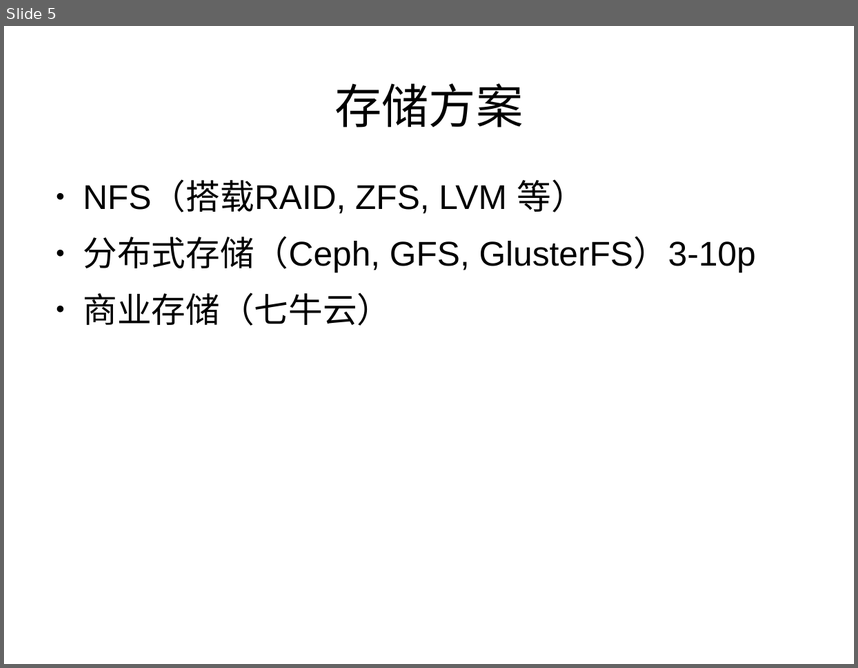
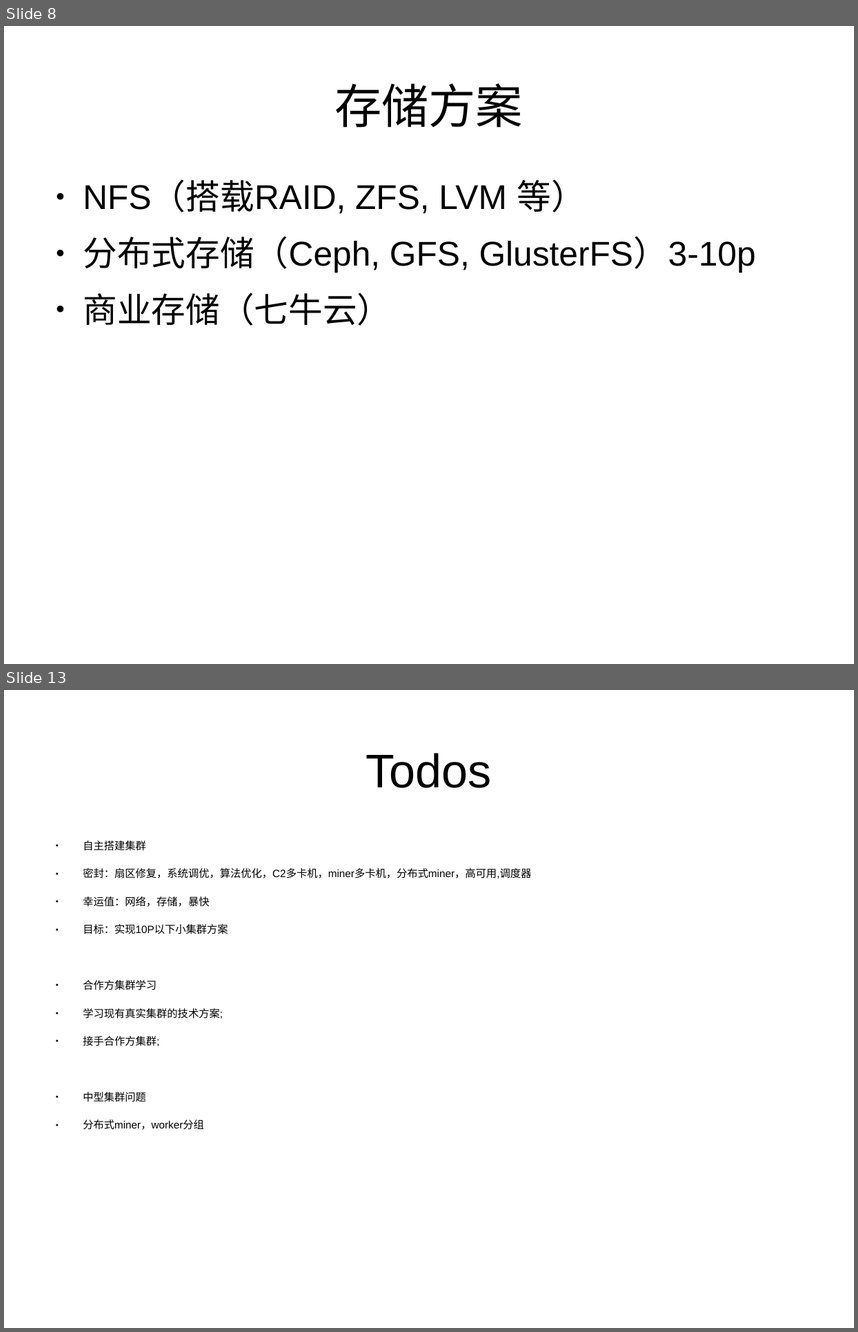
Before and after one commit to xingzjx/blockchain, a slide deck: filecoin/filecoin_share.pptx. Shown one above the other, each under a label of ours: slide 5 before the commit, slides 8 and 13 after it; the slides between them are not shown. The pictures are 858x668 and 858x1332 pixels, drawn with LibreOffice and Linux fonts; fonts in the diff are those of the drawing; background and template pictures are left out. Boxes give left, top, right and bottom in pixels: in the first picture for what was removed or moved away, otherwise in the second. Text is boxed around its words. In the diff, an @@ line names an element or a change of style, - is before the commit and + after.

```diff
--- a/filecoin/filecoin_share.pptx
+++ b/filecoin/filecoin_share.pptx
@@ slide 13 added at <box>4,690,854,1328</box>, background #FFFFFF @@
@@ text added at <box>366,753,492,788</box>, 44 pt, text #000000 @@
+Todos
@@ text added at <box>83,840,531,1130</box>, 9.9 pt, text #000000 @@
+● 自主搭建集群
+● 密封：扇区修复，系统调优，算法优化，C2多卡机，miner多卡机，分布式miner，高可用,调度器
+● 幸运值：网络，存储，暴快
+● 目标：实现10P以下小集群方案
+● 合作方集群学习
+● 学习现有真实集群的技术方案;
+● 接手合作方集群;
+● 中型集群问题
+● 分布式miner，worker分组
@@ what was slide 5 is now slide 8 @@
```
Also in this commit, not shown: 5 slides changed, 5 other slides added.
